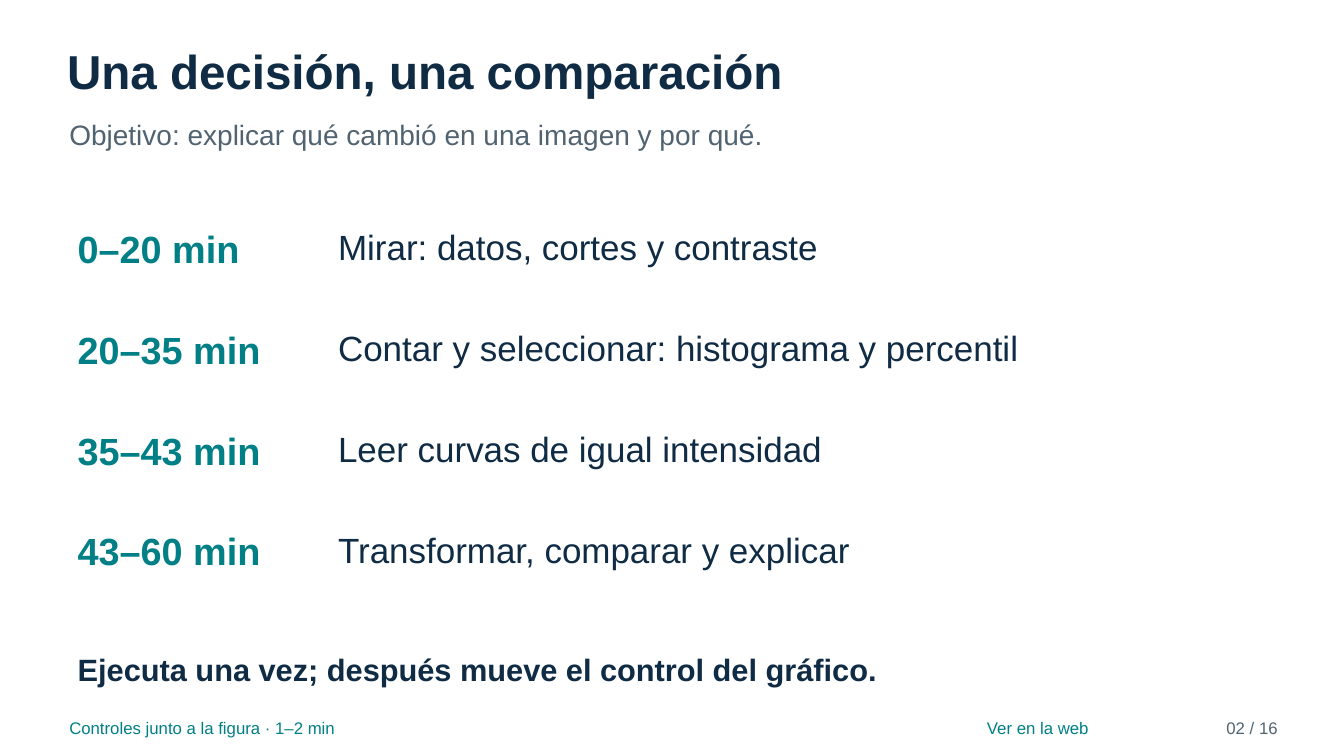
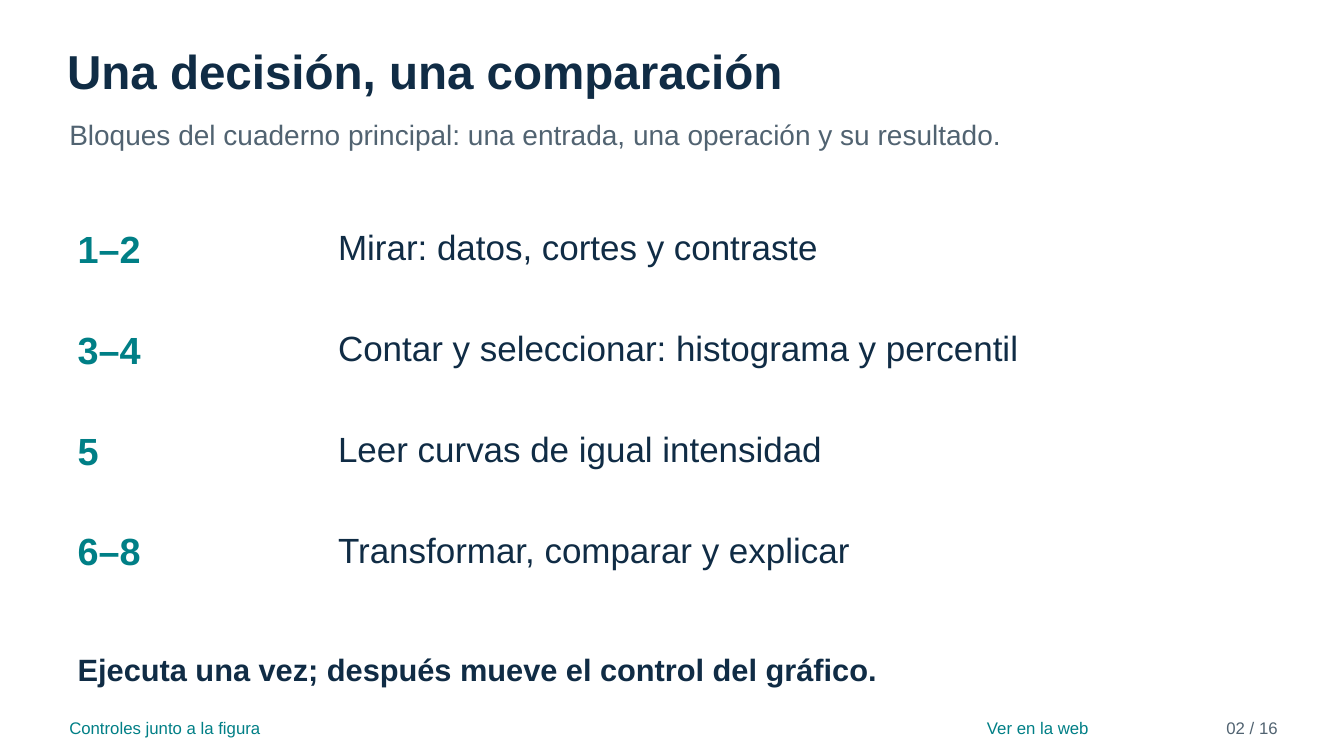
Before and after one commit to FisikMedik/taller-imagenes-medicas-python, a slide deck: slide 2 of Presentacion_taller.pptx. Drawn at 1344x756 pixels with LibreOffice and Linux fonts; fonts in the diff are those of the drawing. Boxes give left, top, right and bottom in pixels: in the first picture for what was removed or moved away, otherwise in the second. Text is boxed around its words. In the diff, an @@ line names an element or a change of style, - is before the commit and + after.

Commit message:
Explica ML paso a paso y anima el filtro 3×3
Reescribe las explicaciones junto al código, conecta píxeles, pesos y predicción, y usa botones para las demostraciones. Añade un filtro 3×3 con cálculo de cada salida. Elimina agendas y referencias internas repetidas; sincroniza cuadernos, tutorial, manuales, fuentes y presentaciones como documentación del taller realizado el 26 de noviembre a las 13:30 en Honduras.

```diff
--- a/Presentacion_taller.pptx
+++ b/Presentacion_taller.pptx
@@ text at (69,124,1001,150): text changed @@
-Objetivo: explicar qué cambió en una imagen y por qué.
+Bloques del cuaderno principal: una entrada, una operación y su resultado.
@@ text at (78,236,141,263): text changed @@
-0–20 min
+1–2
@@ text at (78,337,141,365): text changed @@
-20–35 min
+3–4
@@ text at (78,439,99,466): text changed @@
-35–43 min
+5
@@ text at (78,538,141,566): text changed @@
-43–60 min
+6–8
@@ text at (69,722,260,738): text changed @@
-Controles junto a la figura · 1–2 min
+Controles junto a la figura
```
Also in this commit, not shown: 15 other slides changed, 18 other files.
